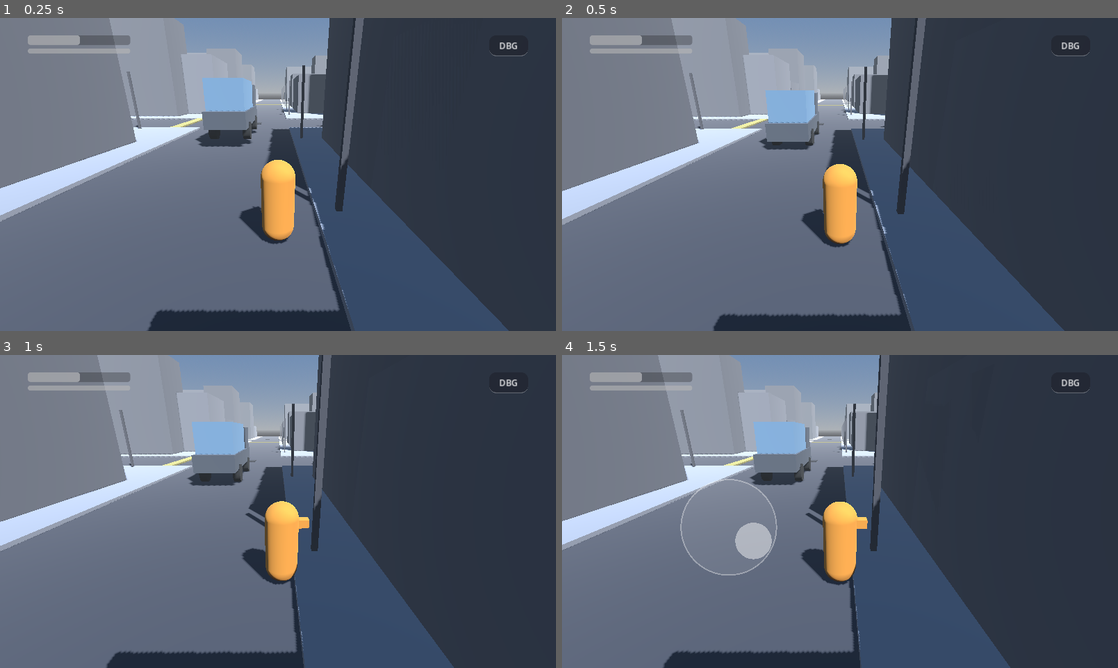
Above: before the commit, frames 1-4 (two rows, left to right).
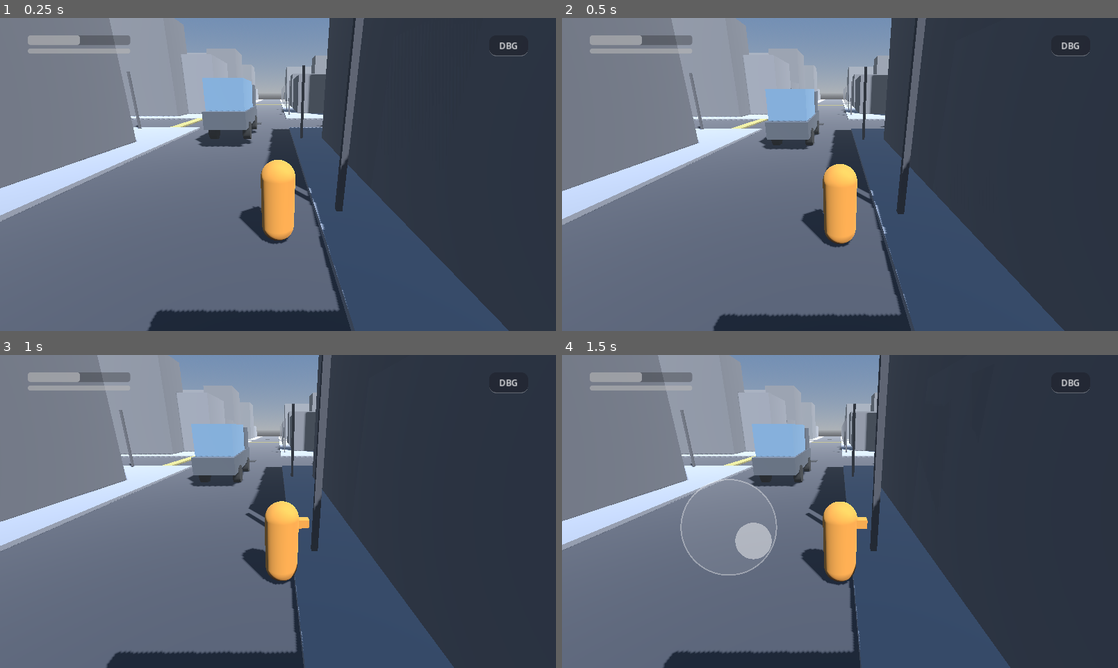
Above: after the commit, the same moments.

Repository: zeronneai/PIPASGAME
Game: Godot game, scene res://scenes/main.tscn
Two runs of this game, one before a commit and one after it. Both use one fixed random seed, a clock stepped at 60 frames per second and the inputs below.
Inputs (mouse positions are in pixels of both pictures, inside the frame that each line leads up to):
- Up to frame 1 (0.25 s): no input
- Up to frame 2 (0.5 s): no input
- Up to frame 3 (1 s): move the mouse to (400, 495) at 0.52 s; hold D (move_right) from 0.53 s (still down); hold E (interact) from 0.53 s (still down); click (400, 495) at 0.67 s
- Up to frame 4 (1.5 s): release D (move_right) at 1.25 s; release E (interact) at 1.25 s; drag from (728, 527) to (812, 574) at 1.27 s

Frame 1 is identical in both runs. In frame 2, 0.2% of the frame differs, in the area x 36-47%, y 22-43%; in frame 3, 0.3%; in frame 4, 0.4%, in the area x 33-45%, y 21-42%.

Commit message:
Tuning de manejo y chapoteo verificado en simulación
Probado con Godot 4.3 headless corriendo la escena real (volantazo en S
a 30 km/h por nivel de tanque, aceleración, frenado y subir/bajar):

- Freno de VehicleBody3D no está en Newtons: valores recalibrados
  (0→42 km/h en ~7 s; 42→0 en ~5 s).
- Chapoteo remodelado: mover solo el centro de masa actuaba como
  amortiguador de masa sintonizada y REDUCÍA el balanceo. Ahora el agua
  es una masa resorte-amortiguador que aplica su par a la altura del
  tanque (fuerza centrífuga arriba + reacción del movimiento relativo).
  Resultado medido: vacía 0.09 rad de roll, media 0.27 rad y el camión
  se sale ~4 m de su línea, llena 0.08 rad. Media pipa es la más
  difícil, como pide el diseño, y nada se voltea.
- Centro de masa más bajo, suspensión más rígida, dirección reducida a
  velocidad y menos fricción lateral para derrapar antes que volcar.

Co-Authored-By: Claude Fable 5 <noreply@anthropic.com>
Claude-Session: https://claude.ai/code/session_01AZqXhjKMfiatT8RJJa18YK

Diff:
--- a/scenes/vehicle/pipa.tscn
+++ b/scenes/vehicle/pipa.tscn
@@ -69,48 +69,48 @@
 use_as_steering = true
 wheel_radius = 0.55
 wheel_rest_length = 0.25
-wheel_friction_slip = 3.0
+wheel_friction_slip = 2.5
 suspension_travel = 0.25
-suspension_stiffness = 70.0
-suspension_max_force = 120000.0
-damping_compression = 0.85
-damping_relaxation = 0.95
+suspension_stiffness = 110.0
+suspension_max_force = 200000.0
+damping_compression = 0.88
+damping_relaxation = 1.0
 
 [node name="WheelFR" type="VehicleWheel3D" parent="."]
 transform = Transform3D(1, 0, 0, 0, 1, 0, 0, 0, 1, 1.05, 0.4, -2.1)
 use_as_steering = true
 wheel_radius = 0.55
 wheel_rest_length = 0.25
-wheel_friction_slip = 3.0
+wheel_friction_slip = 2.5
 suspension_travel = 0.25
-suspension_stiffness = 70.0
-suspension_max_force = 120000.0
-damping_compression = 0.85
-damping_relaxation = 0.95
+suspension_stiffness = 110.0
+suspension_max_force = 200000.0
+damping_compression = 0.88
+damping_relaxation = 1.0
 
 [node name="WheelRL" type="VehicleWheel3D" parent="."]
 transform = Transform3D(1, 0, 0, 0, 1, 0, 0, 0, 1, -1.05, 0.4, 1.9)
 use_as_traction = true
 wheel_radius = 0.55
 wheel_rest_length = 0.25
-wheel_friction_slip = 3.5
+wheel_friction_slip = 3.0
 suspension_travel = 0.25
-suspension_stiffness = 70.0
-suspension_max_force = 120000.0
-damping_compression = 0.85
-damping_relaxation = 0.95
+suspension_stiffness = 110.0
+suspension_max_force = 200000.0
+damping_compression = 0.88
+damping_relaxation = 1.0
 
 [node name="WheelRR" type="VehicleWheel3D" parent="."]
 transform = Transform3D(1, 0, 0, 0, 1, 0, 0, 0, 1, 1.05, 0.4, 1.9)
 use_as_traction = true
 wheel_radius = 0.55
 wheel_rest_length = 0.25
-wheel_friction_slip = 3.5
+wheel_friction_slip = 3.0
 suspension_travel = 0.25
-suspension_stiffness = 70.0
-suspension_max_force = 120000.0
-damping_compression = 0.85
-damping_relaxation = 0.95
+suspension_stiffness = 110.0
+suspension_max_force = 200000.0
+damping_compression = 0.88
+damping_relaxation = 1.0
 
 [node name="DoorArea" type="Area3D" parent="."]
 transform = Transform3D(1, 0, 0, 0, 1, 0, 0, 0, 1, -1.6, 1.5, -2.5)
--- a/scripts/vehicle/pipa_controller.gd
+++ b/scripts/vehicle/pipa_controller.gd
@@ -7,19 +7,20 @@
 ## Fuerza en N: ~12,000 kg cargada → aceleración máxima ~2 m/s².
 @export var max_engine_force := 26000.0
 @export var max_reverse_force := 14000.0
-@export var max_brake_force := 45000.0
+## Ojo: el freno de VehicleBody3D no está en Newtons; valores chicos frenan mucho.
+@export var max_brake_force := 400.0
 ## Freno ligero permanente cuando sueltas todo (resistencia al rodado).
-@export var rolling_brake := 800.0
-@export var parking_brake := 12000.0
+@export var rolling_brake := 4.0
+@export var parking_brake := 80.0
 @export var top_speed_kmh := 62.0
 @export var max_reverse_kmh := 12.0
 
 @export_group("Dirección")
-@export var max_steer_deg := 32.0
+@export var max_steer_deg := 28.0
 ## Qué tan rápido responde el volante (lerp por segundo).
 @export var steer_speed := 3.5
 ## Cuánto se reduce la dirección a velocidad tope (0..1).
-@export_range(0.0, 1.0) var steer_reduction_at_speed := 0.6
+@export_range(0.0, 1.0) var steer_reduction_at_speed := 0.75
 
 # Entradas que el HUD empuja cada frame (0..1, steer -1..1).
 var throttle_input := 0.0
@@ -30,7 +31,7 @@
 
 func _ready() -> void:
 	center_of_mass_mode = RigidBody3D.CENTER_OF_MASS_MODE_CUSTOM
-	center_of_mass = Vector3(0, 0.85, 0.2)
+	center_of_mass = Vector3(0, 0.6, 0.2)
 	if GameState.has_pipa_transform:
 		global_transform = GameState.pipa_transform
 	if has_node("DoorArea"):
--- a/scripts/vehicle/tank_slosh.gd
+++ b/scripts/vehicle/tank_slosh.gd
@@ -8,30 +8,32 @@
 ## El efecto escala con 4·fill·(1−fill): máximo en 0.5, cero en 0.0 y 1.0.
 
 ## Centro de masa del camión vacío.
-@export var base_center_of_mass := Vector3(0, 0.85, 0.2)
+@export var base_center_of_mass := Vector3(0, 0.6, 0.2)
 ## Masa del camión vacío y masa del agua a tanque lleno (12,000 kg cargada).
-@export var tare_mass := 5500.0
-@export var water_mass := 6500.0
+@export var tare_mass := 7500.0
+@export var water_mass := 4500.0
 
 @export_group("Sensación del chapoteo")
 ## Qué tan rápido reacciona el agua (rigidez del resorte). Menos = más tardado.
-@export var stiffness := 4.0
+@export var stiffness := 14.0
 ## Cuánto se sigue moviendo después (amortiguación). Menos = más olas.
-@export var damping := 1.6
-## Metros de desplazamiento del centro de masa por m/s² de aceleración.
-@export var accel_to_offset := 0.22
-## Límite del desplazamiento (x lateral, y, z longitudinal), en metros.
-@export var max_offset := Vector3(1.0, 0.0, 1.8)
-## Cuánto sube el centro de masa con el tanque lleno (camión más volcable).
-@export var full_com_raise := 0.45
+@export var damping := 2.2
+## Metros que se desplaza el agua por m/s² de aceleración del camión.
+@export var accel_to_offset := 0.28
+## Límite del desplazamiento del agua (x lateral, y, z longitudinal), en metros.
+@export var max_offset := Vector3(0.9, 0.0, 1.5)
+## Ganancia de la fuerza de reacción del agua sobre el chasis.
+@export var force_scale := 1.0
+## Dónde empuja el agua (centro del tanque, local). Alto = más volcadura.
+@export var tank_position := Vector3(0, 2.2, 0.9)
+## Cuánto se desplaza el centro de masa junto con el agua (efecto secundario).
+@export var com_shift_scale := 0.25
 
 var vehicle: VehicleBody3D
 
 var _offset := Vector3.ZERO
 var _vel := Vector3.ZERO
 var _prev_lin := Vector3.ZERO
-
-
 func _ready() -> void:
 	vehicle = get_parent() as VehicleBody3D
 	_prev_lin = vehicle.linear_velocity
@@ -53,8 +55,22 @@
 	target = target.clamp(-max_offset * slosh_factor, max_offset * slosh_factor)
 
 	# Resorte amortiguado (subamortiguado): retraso, rebase y oscilación.
-	_vel += (stiffness * (target - _offset) - damping * _vel) * delta
+	var water_accel := stiffness * (target - _offset) - damping * _vel
+	_vel += water_accel * delta
 	_offset += _vel * delta
 
-	vehicle.center_of_mass = base_center_of_mass \
-			+ Vector3(0, full_com_raise * fill, 0) + _offset
+	# El agua empuja las paredes del tanque (tercera ley de Newton), arriba del
+	# centro de masa. El motor de física ya cuenta la masa del agua a la altura
+	# del centro de masa, así que aquí solo se agrega:
+	#  - el PAR de llevar esa fuerza a la altura del tanque (volcadura), y
+	#  - la reacción del movimiento relativo del agua (te sigue empujando
+	#    cuando ya frenaste o giraste).
+	var moving_water := water_mass * fill * slosh_factor
+	var f_rel := -water_accel * moving_water
+	var f_carried := -local_accel * moving_water
+	var lever := tank_position - vehicle.center_of_mass
+	var torque := lever.cross(f_rel + f_carried) * force_scale
+	vehicle.apply_torque(vehicle.global_basis * torque)
+	vehicle.apply_central_force(vehicle.global_basis * (f_rel * force_scale))
+
+	vehicle.center_of_mass = base_center_of_mass + _offset * com_shift_scale
